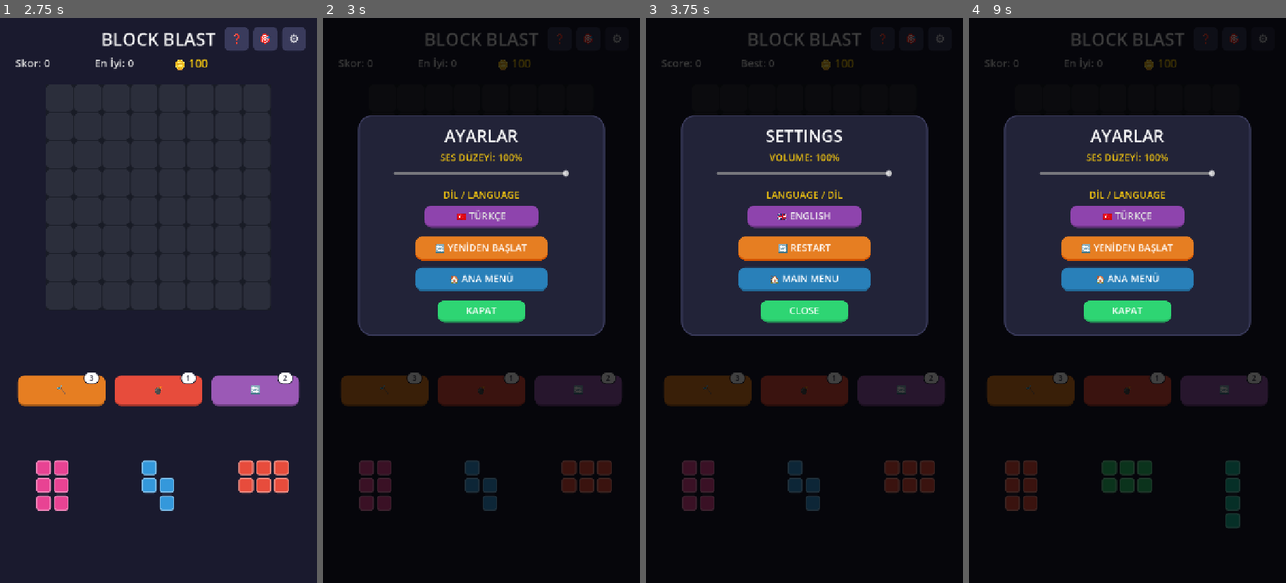
Above: before the commit, frames 1-4 (left to right).
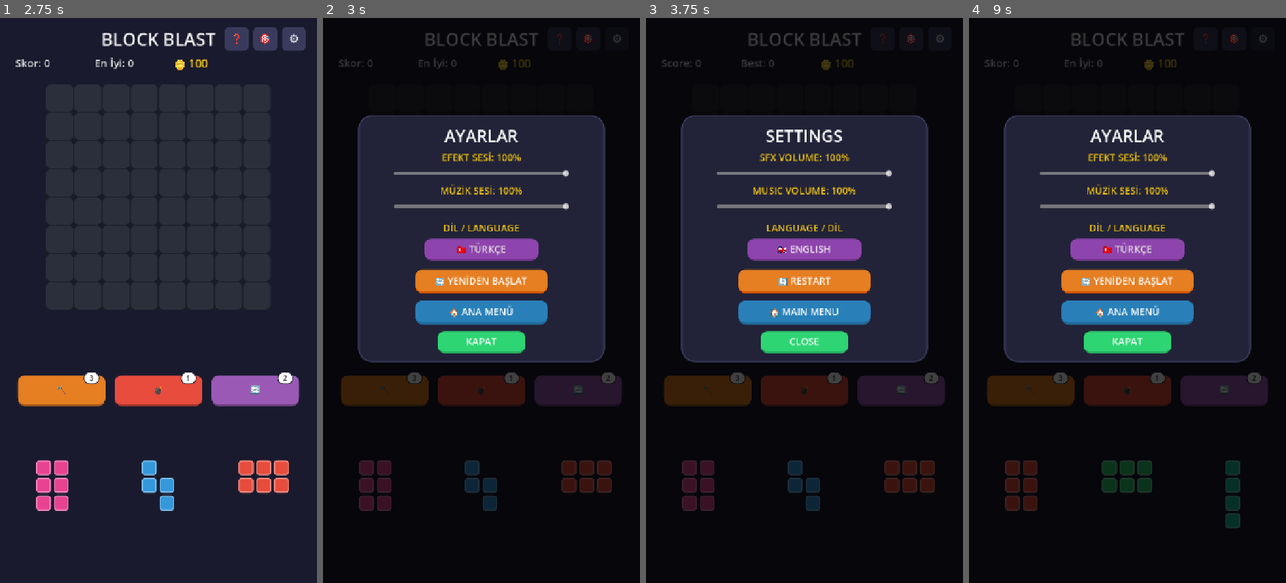
Above: after the commit, the same moments.

Repository: kpgursoy/mygame
Game: Godot game, scene res://scenes/Main.tscn
Same seed, same stepped clock (60 frames per second), same inputs: the game is played once before the commit and once after it.
Inputs:
- Up to frame 1 (2.75 s): click "🔄" at 0.5 s; click "OYNA" at 1.25 s; click "OYNA" at 2 s
- Up to frame 2 (3 s): click "⚙" at 2.75 s
- Up to frame 3 (3.75 s): click "🇹🇷 TÜRKÇE" at 3.5 s
- Up to frame 4 (9 s): click "🇬🇧 ENGLISH" at 4.25 s; click "🎯" at 5 s; click "❓" at 5.75 s; click "🔨" at 6.5 s; click "💣" at 7.25 s; click "🔄 YENİDEN BAŞLAT" at 8 s; click "⚙" at 8.75 s

Frame 1 is identical in both runs. In frame 2, 12% of the frame differs, in the area x 10-90%, y 23-61%; in frame 3, 12%, in the area x 10-90%, y 24-61%; in frame 4, 12%.

Commit message:
blok duzenlendi, muzik ayari eklendi

Diff:
--- a/scripts/Main.gd
+++ b/scripts/Main.gd
@@ -45,7 +45,8 @@
 var score := 0
 var high_score := 0
 var gold_amount := 100
-var master_volume := 1.0
+var master_volume := 1.0 # Efekt (SFX) sesi olarak kullanılacak
+var music_volume := 1.0 # Müzik sesi
 var current_lang := "tr" # "tr" veya "en"
 const SAVE_PATH: String = "user://save_data.cfg"
 
@@ -99,9 +100,11 @@
 var quests_panel: Control
 var help_panel: Control
 var volume_label: Label
+var volume_slider: HSlider
+var music_label: Label
+var music_slider: HSlider
 var lang_label: Label
 var lang_btn: Button
-var volume_slider: HSlider
 var in_game_settings_btn: Button
 var in_game_quests_btn: Button
 var in_game_help_btn: Button
@@ -136,7 +139,8 @@
 	"daily_quests": "🎯 GÜNLÜK GÖREVLER",
 	"settings": "⚙ AYARLAR",
 	"settings_title": "AYARLAR",
-	"volume": "SES DÜZEYİ: %d%%",
+	"sfx_volume": "EFEKT SESİ: %d%%",
+	"music_volume": "MÜZİK SESİ: %d%%",
 	"language": "DİL / LANGUAGE",
 	"restart": "🔄 YENİDEN BAŞLAT",
 	"main_menu": "🏠 ANA MENÜ",
@@ -171,7 +175,8 @@
 	"daily_quests": "🎯 DAILY QUESTS",
 	"settings": "⚙ SETTINGS",
 	"settings_title": "SETTINGS",
-	"volume": "VOLUME: %d%%",
+	"sfx_volume": "SFX VOLUME: %d%%",
+	"music_volume": "MUSIC VOLUME: %d%%",
 	"language": "LANGUAGE / DİL",
 	"restart": "🔄 RESTART",
 	"main_menu": "🏠 MAIN MENU",
@@ -265,6 +270,7 @@
 	add_child(gold_label)
 
 	_apply_volume(master_volume)
+	_apply_music_volume(music_volume)
 
 	grid = GridView.new()
 	grid.position = Vector2(64, 150)
@@ -332,7 +338,8 @@
 	if start_settings_btn: start_settings_btn.text = t("settings")
 
 	if settings_title_label: settings_title_label.text = t("settings_title")
-	if volume_label: volume_label.text = t("volume") % int(master_volume * 100)
+	if volume_label: volume_label.text = t("sfx_volume") % int(master_volume * 100)
+	if music_label: music_label.text = t("music_volume") % int(music_volume * 100)
 	if lang_label: lang_label.text = t("language")
 	if lang_btn: lang_btn.text = "🇹🇷 TÜRKÇE" if current_lang == "tr" else "🇬🇧 ENGLISH"
 	if restart_btn: restart_btn.text = t("restart")
@@ -616,6 +623,7 @@
 		high_score = config.get_value("game", "high_score", 0)
 		gold_amount = config.get_value("game", "gold_amount", 100)
 		master_volume = config.get_value("game", "master_volume", 1.0)
+		music_volume = config.get_value("game", "music_volume", 1.0)
 		current_lang = config.get_value("game", "current_lang", "tr")
 		hammer_count = config.get_value("jokers", "hammer_count", 3)
 		bomb_count = config.get_value("jokers", "bomb_count", 1)
@@ -626,6 +634,7 @@
 		high_score = 0
 		gold_amount = 100
 		master_volume = 1.0
+		music_volume = 1.0
 		current_lang = "tr"
 		hammer_count = 3
 		bomb_count = 1
@@ -638,6 +647,7 @@
 	config.set_value("game", "high_score", high_score)
 	config.set_value("game", "gold_amount", gold_amount)
 	config.set_value("game", "master_volume", master_volume)
+	config.set_value("game", "music_volume", music_volume)
 	config.set_value("game", "current_lang", current_lang)
 	config.set_value("jokers", "hammer_count", hammer_count)
 	config.set_value("jokers", "bomb_count", bomb_count)
@@ -1100,8 +1110,8 @@
 	settings_panel.add_child(dim)
 
 	settings_card = Panel.new()
-	settings_card.position = Vector2(80, 240)
-	settings_card.custom_minimum_size = Vector2(560, 500)
+	settings_card.position = Vector2(80, 220)
+	settings_card.custom_minimum_size = Vector2(560, 560)
 
 	var card_style = StyleBoxFlat.new()
 	card_style.bg_color = Color("222338")
@@ -1125,6 +1135,7 @@
 	settings_title_label.horizontal_alignment = HORIZONTAL_ALIGNMENT_CENTER
 	settings_card.add_child(settings_title_label)
 
+	# --- SFX (EFEKT SESİ) ---
 	volume_label = Label.new()
 	volume_label.add_theme_font_size_override("font_size", 22)
 	volume_label.add_theme_color_override("font_color", Color("f1c40f"))
@@ -1143,17 +1154,36 @@
 	volume_slider.value_changed.connect(_on_volume_changed)
 	settings_card.add_child(volume_slider)
 
-	# DİL SEÇİMİ BÖLÜMÜ
+	# --- MÜZİK SESİ ---
+	music_label = Label.new()
+	music_label.add_theme_font_size_override("font_size", 22)
+	music_label.add_theme_color_override("font_color", Color("f1c40f"))
+	music_label.position = Vector2(0, 155)
+	music_label.size = Vector2(560, 30)
+	music_label.horizontal_alignment = HORIZONTAL_ALIGNMENT_CENTER
+	settings_card.add_child(music_label)
+
+	music_slider = HSlider.new()
+	music_slider.min_value = 0.0
+	music_slider.max_value = 1.0
+	music_slider.step = 0.01
+	music_slider.value = music_volume
+	music_slider.position = Vector2(80, 190)
+	music_slider.custom_minimum_size = Vector2(400, 35)
+	music_slider.value_changed.connect(_on_music_changed)
+	settings_card.add_child(music_slider)
+
+	# --- DİL SEÇİMİ ---
 	lang_label = Label.new()
 	lang_label.add_theme_font_size_override("font_size", 22)
 	lang_label.add_theme_color_override("font_color", Color("f1c40f"))
-	lang_label.position = Vector2(0, 165)
+	lang_label.position = Vector2(0, 240)
 	lang_label.size = Vector2(560, 30)
 	lang_label.horizontal_alignment = HORIZONTAL_ALIGNMENT_CENTER
 	settings_card.add_child(lang_label)
 
 	lang_btn = Button.new()
-	lang_btn.position = Vector2(150, 205)
+	lang_btn.position = Vector2(150, 280)
 	lang_btn.custom_minimum_size = Vector2(260, 50)
 	lang_btn.add_theme_font_size_override("font_size", 22)
 	lang_btn.pressed.connect(_toggle_language)
@@ -1171,8 +1201,9 @@
 	lang_btn.add_theme_stylebox_override("pressed", lang_style)
 	settings_card.add_child(lang_btn)
 
+	# --- OYUN İÇİ BUTONLAR ---
 	restart_btn = Button.new()
-	restart_btn.position = Vector2(130, 275)
+	restart_btn.position = Vector2(130, 350)
 	restart_btn.custom_minimum_size = Vector2(300, 55)
 	restart_btn.add_theme_font_size_override("font_size", 22)
 	restart_btn.add_theme_color_override("font_color", Color("ffffff"))
@@ -1192,7 +1223,7 @@
 	settings_card.add_child(restart_btn)
 
 	main_menu_btn = Button.new()
-	main_menu_btn.position = Vector2(130, 345)
+	main_menu_btn.position = Vector2(130, 420)
 	main_menu_btn.custom_minimum_size = Vector2(300, 55)
 	main_menu_btn.add_theme_font_size_override("font_size", 22)
 	main_menu_btn.add_theme_color_override("font_color", Color("ffffff"))
@@ -1212,7 +1243,7 @@
 	settings_card.add_child(main_menu_btn)
 
 	close_settings_btn = Button.new()
-	close_settings_btn.position = Vector2(180, 420)
+	close_settings_btn.position = Vector2(180, 490)
 	close_settings_btn.custom_minimum_size = Vector2(200, 50)
 	close_settings_btn.add_theme_font_size_override("font_size", 22)
 	close_settings_btn.add_theme_color_override("font_color", Color("ffffff"))
@@ -1242,13 +1273,15 @@
 	if is_in_game:
 		restart_btn.visible = true
 		main_menu_btn.visible = true
-		settings_card.custom_minimum_size = Vector2(560, 500)
+		settings_card.custom_minimum_size = Vector2(560, 560)
 		settings_card.position = Vector2(80, 220)
+		close_settings_btn.position = Vector2(180, 490)
 	else:
 		restart_btn.visible = false
 		main_menu_btn.visible = false
-		settings_card.custom_minimum_size = Vector2(560, 350)
-		settings_card.position = Vector2(80, 300)
+		settings_card.custom_minimum_size = Vector2(560, 420)
+		settings_card.position = Vector2(80, 280)
+		close_settings_btn.position = Vector2(180, 350)
 
 	settings_panel.visible = true
 
@@ -1267,7 +1300,7 @@
 
 func _on_volume_changed(val: float) -> void:
 	master_volume = val
-	volume_label.text = t("volume") % int(master_volume * 100)
+	volume_label.text = t("sfx_volume") % int(master_volume * 100)
 	_apply_volume(master_volume)
 	save_save_data()
 
@@ -1280,6 +1313,21 @@
 			AudioServer.set_bus_mute(bus_index, false)
 			var db = linear_to_db(val)
 			AudioServer.set_bus_volume_db(bus_index, db)
+
+func _on_music_changed(val: float) -> void:
+	music_volume = val
+	music_label.text = t("music_volume") % int(music_volume * 100)
+	_apply_music_volume(music_volume)
+	save_save_data()
+
+func _apply_music_volume(val: float) -> void:
+	var bus_index = AudioServer.get_bus_index("Music")
+	if bus_index >= 0:
+		if val <= 0.001:
+			AudioServer.set_bus_mute(bus_index, true)
+		else:
+			AudioServer.set_bus_mute(bus_index, false)
+			AudioServer.set_bus_volume_db(bus_index, linear_to_db(val))
 
 func _on_start_game_pressed() -> void:
 	if start_menu_panel:
Not shown: 1 places in scenes/Main.tscn that only renumber resources
